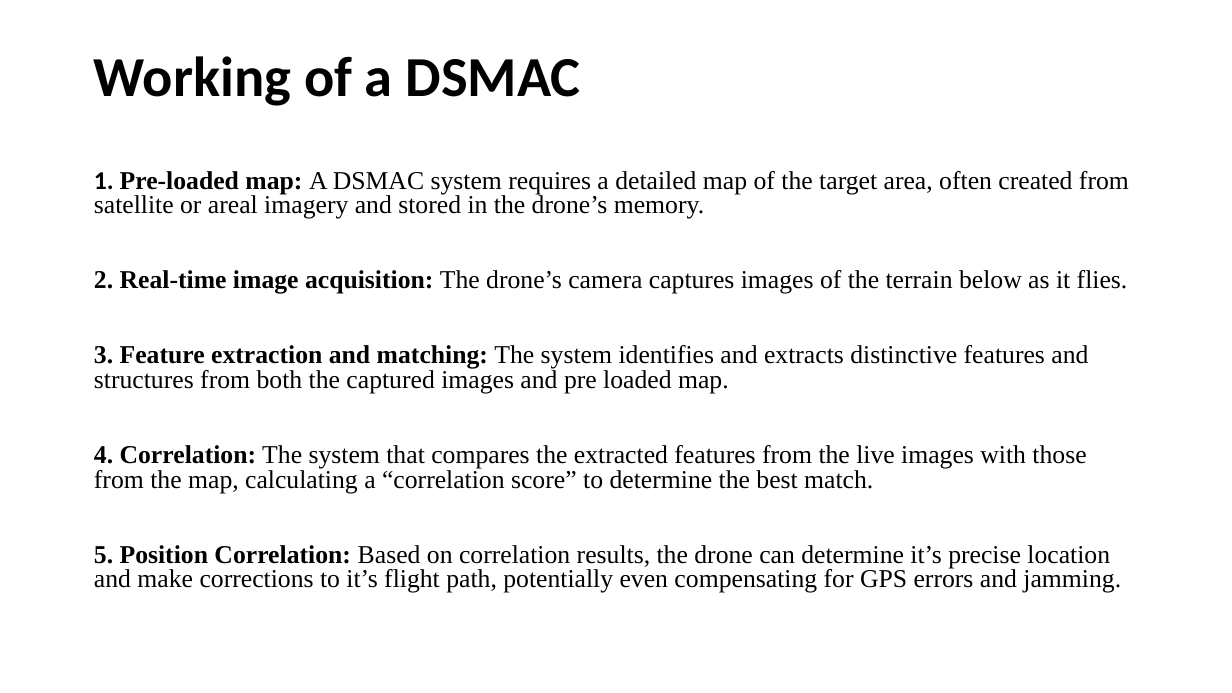
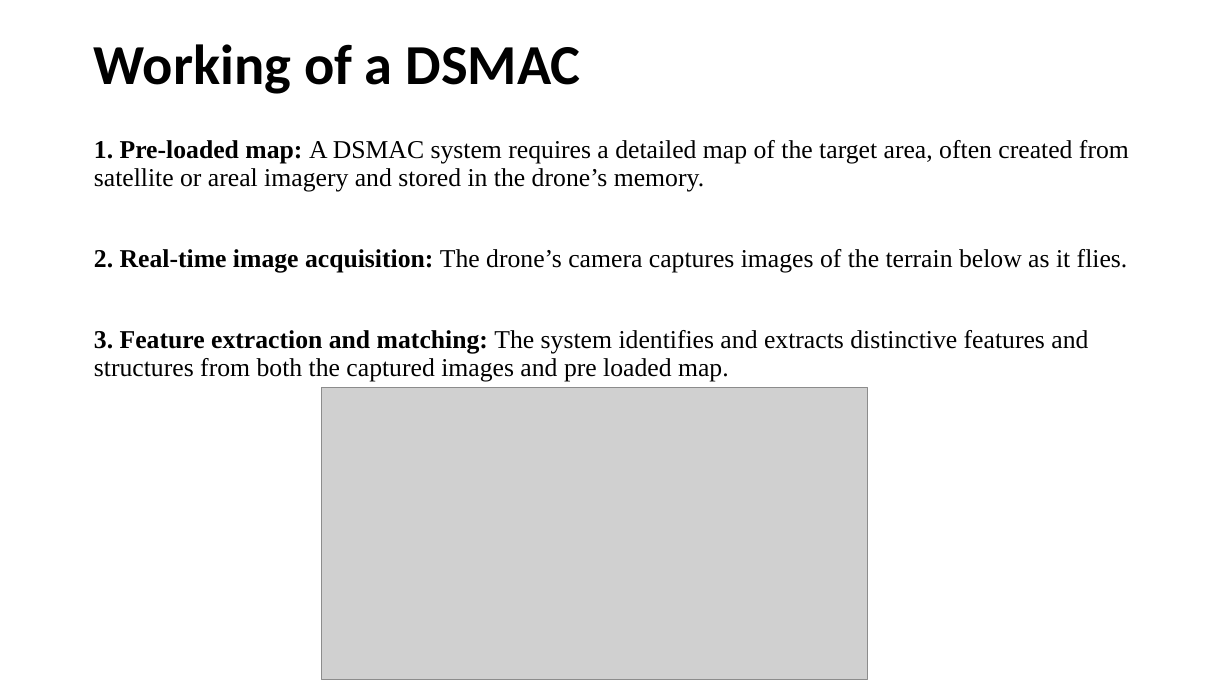
Before and after one commit to Madhu0899/Dataset, a slide deck: slide 4 of Digital Scene Matching Area Correlator(DSMAC)_Madhurima De.pptx (slide 3 before the commit). Drawn at 1232x693 pixels with LibreOffice and Linux fonts; fonts in the diff are those of the drawing; grey boxes stand for pictures. Boxes give left, top, right and bottom in pixels: in the first picture for what was removed or moved away, otherwise in the second. Text is boxed around its words. In the diff, an @@ line names an element or a change of style, - is before the commit and + after.

```diff
--- a/Digital Scene Matching Area Correlator(DSMAC)_Madhurima De.pptx
+++ b/Digital Scene Matching Area Correlator(DSMAC)_Madhurima De.pptx
@@ title "Working of a DSMAC": place and size @@
-title "Working of a DSMAC" at [94,56,581,106]
+title "Working of a DSMAC" at [94,44,581,94]
@@ text "1. Pre-loaded map: A DSMAC ...": place and size @@
-text "1. Pre-loaded map: A DSMAC ..." at [94,171,1129,593]
+text "1. Pre-loaded map: A DSMAC ..." at [94,140,1129,382]
@@ text "1. Pre-loaded map: A DSMAC ..." at [94,140,1129,382]: font Calibri to Times New Roman in "1."; line spacing 0.8 to 0.9 @@
@@ picture added at [321,387,867,679] @@
@@ text at [94,445,1121,593]: paragraphs removed @@
-4. Correlation: The system that compares the extracted features from the live images with those from the map, calculating a “correlation score” to determine the best match.
-5. Position Correlation: Based on correlation results, the drone can determine it’s precise location and make corrections to it’s flight path, potentially even compensating for GPS errors and jamming.
```
Also in this commit, not shown: 3 other slides changed, 2 slides added.
